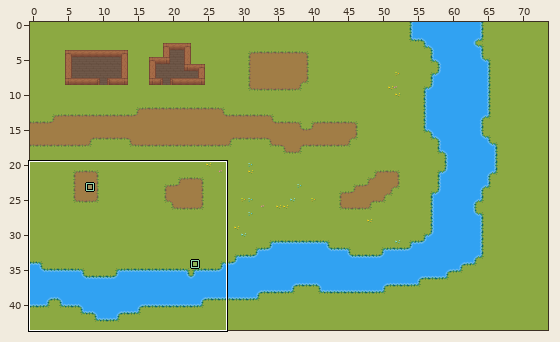
An edit to a level. LDtk project, assets/kittytown.ldtk. The first picture is a wide view before the edit; the outline marks the close-up.
Close-up. Old version:
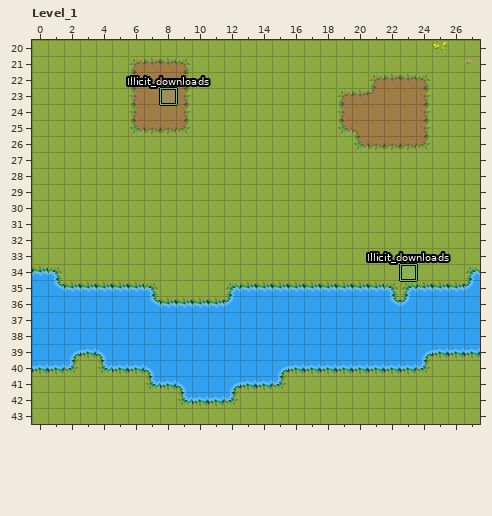
Cells are 16x16 px. Shown: Level_1 x 0..27, y 20..43. The commit also changed other parts of the map, which this record leaves out.
The result:
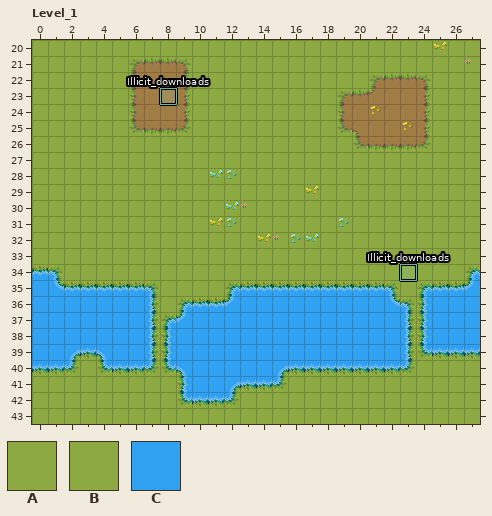
Key: from "StructureKind": A 3 "flowerpatch"; from "TerrainKind": B 1 "grass", C 3 "water".
_ is an empty cell, . an unchanged one.
The author wrote: Put some bridges over the water
Change:
--- layer "TerrainKind"
@@ x 7..24 @@
-36 .................C
-37 CCC.............CC
-38 CC..............CC
-39 CC..............C.
-40 .CC...............
+36 .................B
+37 BBB.............BB
+38 BB..............BB
+39 BB..............B.
+40 .BB...............
--- layer "StructureKind"
@@ x 21..23 @@
-24 _..
-25 .._
+24 A..
+25 ..A
@@ x 11..19 @@
-28 __.......
-29 ......_..
-30 .__......
-31 __......_
-32 ...____..
+28 AA.......
+29 ......A..
+30 .AA......
+31 AA......A
+32 ...AAAA..
